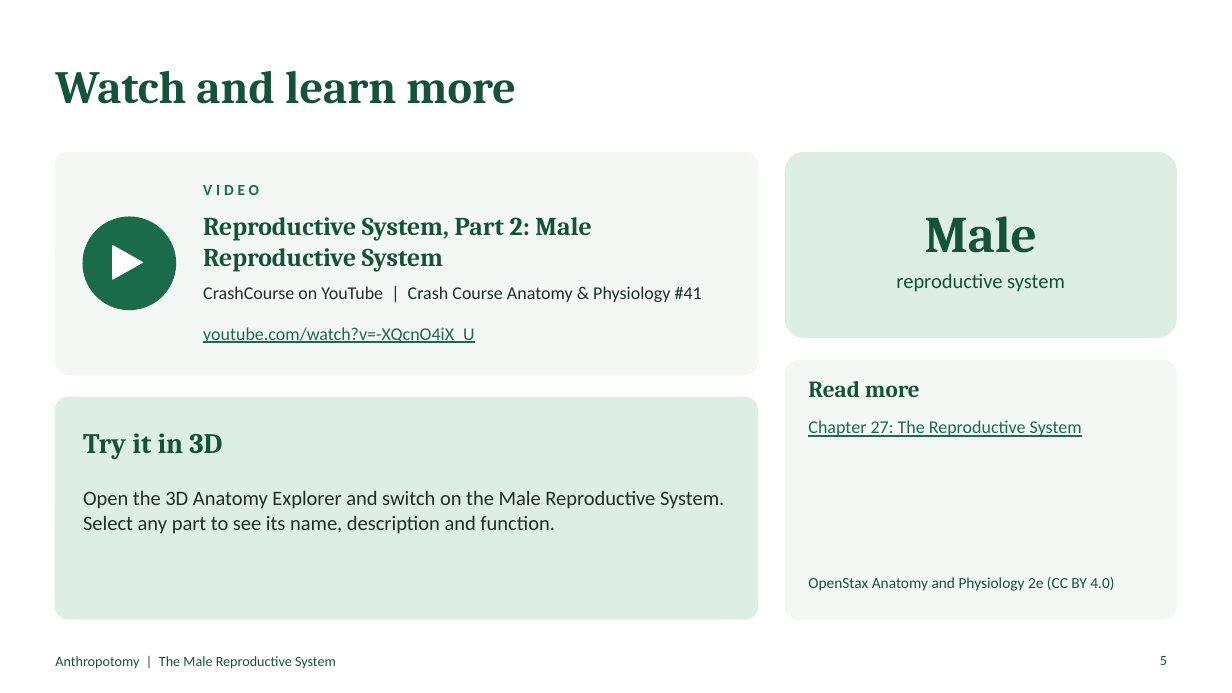
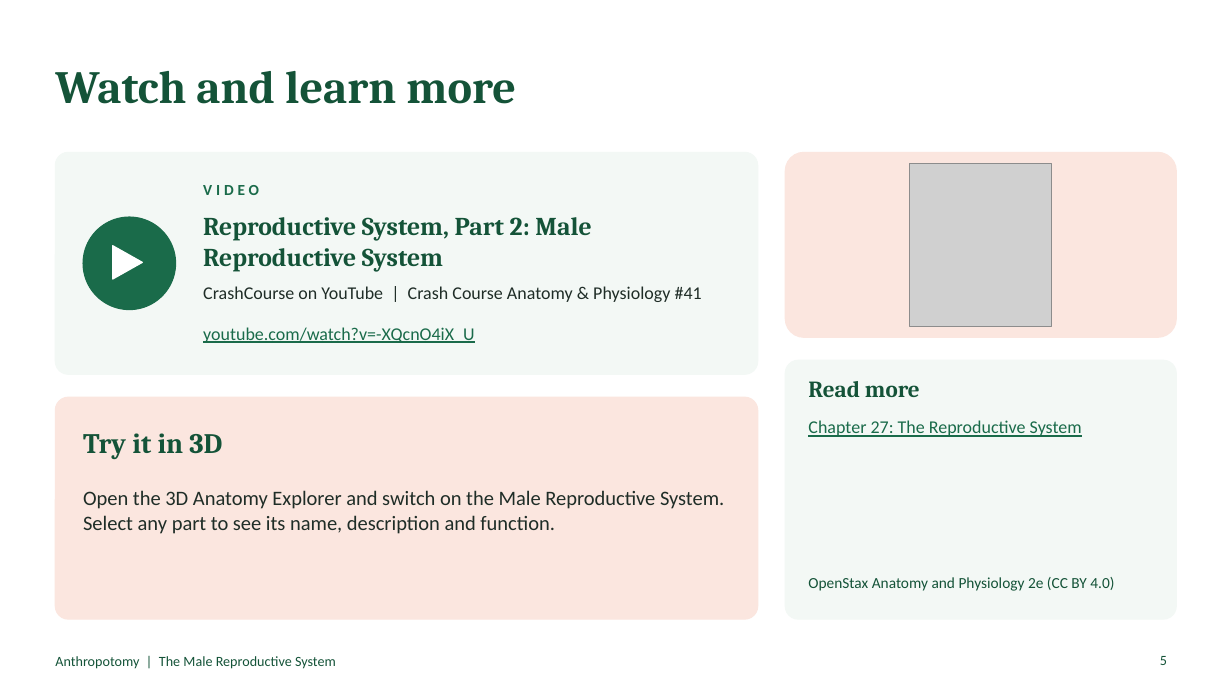
Before and after one commit to Ezkiel2004/Anthropotomy, a slide deck: slide 5 of docs/body-systems/male-reproductive-system.pptx. Drawn at 1232x693 pixels with LibreOffice and Linux fonts; fonts in the diff are those of the drawing; grey boxes stand for pictures. Boxes give left, top, right and bottom in pixels: in the first picture for what was removed or moved away, otherwise in the second. Text is boxed around its words. In the diff, an @@ line names an element or a change of style, - is before the commit and + after.

```diff
--- a/docs/body-systems/male-reproductive-system.pptx
+++ b/docs/body-systems/male-reproductive-system.pptx
@@ rounded rectangle at [786, 152, 1177, 337]: fill #DDEFE5 to #FBE6DF; outline #DDEFE5 1 pt to #FBE6DF 1 pt @@
@@ picture added at [910, 164, 1053, 326] @@
@@ text removed at [925, 216, 1037, 253] @@
-Male
@@ text removed at [896, 273, 1065, 292] @@
-reproductive system
@@ rounded rectangle at [55, 397, 758, 619]: fill #DDEFE5 to #FBE6DF; outline #DDEFE5 1 pt to #FBE6DF 1 pt @@
```
Also in this commit, not shown: 4 other slides changed, 1 other file.
